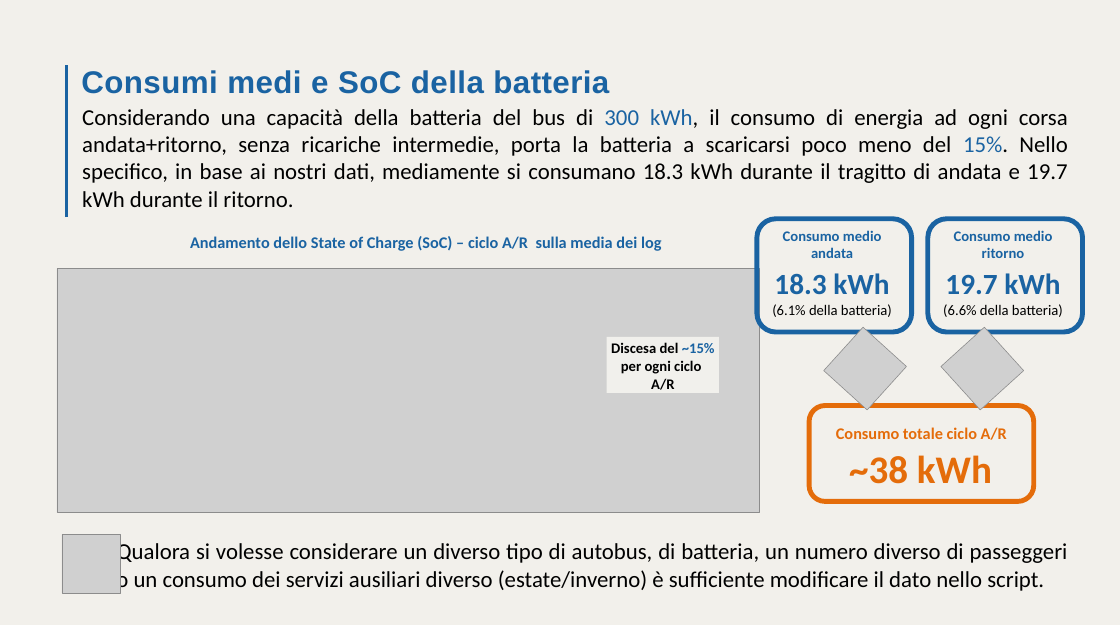
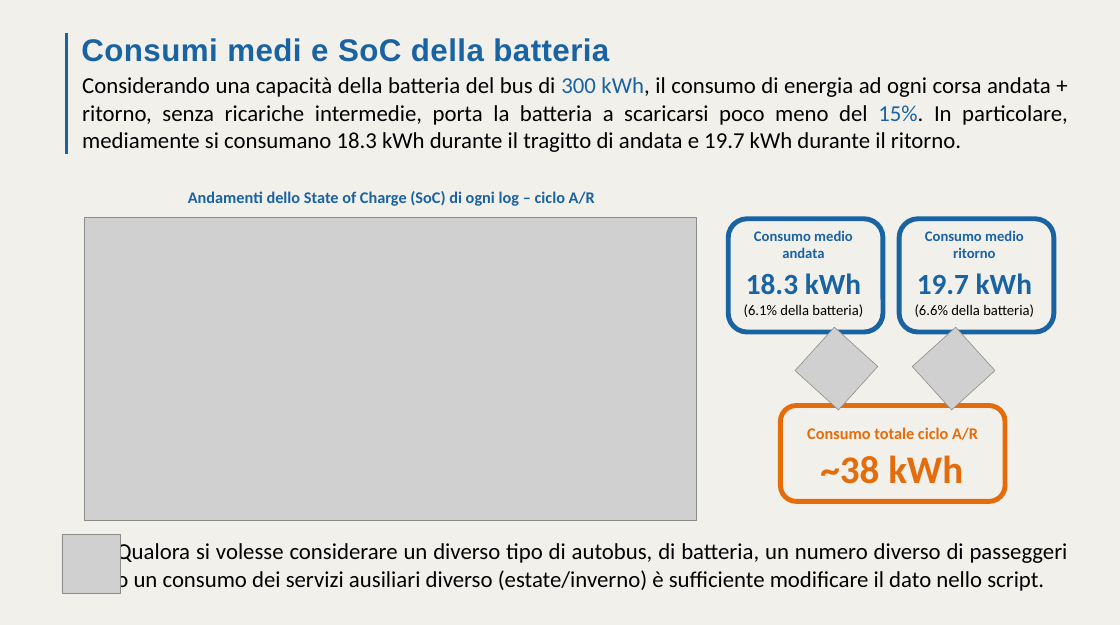
Before and after one commit to Joshuari03/ProgettoASET, a slide deck: slide 9 of Elettrificazione_Strategica_Linea_973.pptx. Drawn at 1120x625 pixels with LibreOffice and Linux fonts; fonts in the diff are those of the drawing; grey boxes stand for pictures. Boxes give left, top, right and bottom in pixels: in the first picture for what was removed or moved away, otherwise in the second. Text is boxed around its words. In the diff, an @@ line names an element or a change of style, - is before the commit and + after.

```diff
--- a/Elettrificazione_Strategica_Linea_973.pptx
+++ b/Elettrificazione_Strategica_Linea_973.pptx
@@ text "Consumi medi e SoC della ...": place and size @@
-text "Consumi medi e SoC della ..." at (81,70,609,94)
+text "Consumi medi e SoC della ..." at (81,38,609,62)
@@ freeform shape: place and size @@
-freeform shape at (67,64,72,217)
+freeform shape at (67,33,72,154)
@@ text at (82,77,1068,152): text changed @@
-Considerando una capacità della batteria del bus di 300 kWh, il consumo di energia ad ogni corsa andata+ritorno, senza ricariche intermedie, porta la batteria a scaricarsi poco meno del 15%. Nello specifico, in base ai nostri dati, mediamente si consumano 18.3 kWh durante il tragitto di andata e 19.7 kWh durante il ritorno.
+Considerando una capacità della batteria del bus di 300 kWh, il consumo di energia ad ogni corsa andata + ritorno, senza ricariche intermedie, porta la batteria a scaricarsi poco meno del 15%. In particolare, mediamente si consumano 18.3 kWh durante il tragitto di andata e 19.7 kWh durante il ritorno.
@@ text at (188,191,595,206): text changed @@
-Andamento dello State of Charge (SoC) – ciclo A/R sulla media dei log
+Andamenti dello State of Charge (SoC) di ogni log – ciclo A/R
@@ picture: place and size @@
-picture at (57,268,760,513)
+picture at (84,217,697,521)
@@ 6 texts, 3 rounded rectangles, 2 pictures: place and size @@
-6 texts, 3 rounded rectangles, 2 pictures at (757,219,1082,502)
+6 texts, 3 rounded rectangles, 2 pictures at (728,219,1054,502)
@@ rectangle removed at (607,337,719,393) @@
@@ text removed at (611,342,715,390) @@
-Discesa del ~15%
-per ogni ciclo
-A/R
```
Also in this commit, not shown: 9 other slides changed, 4 slides added, 6 slides removed, 1 other file.
